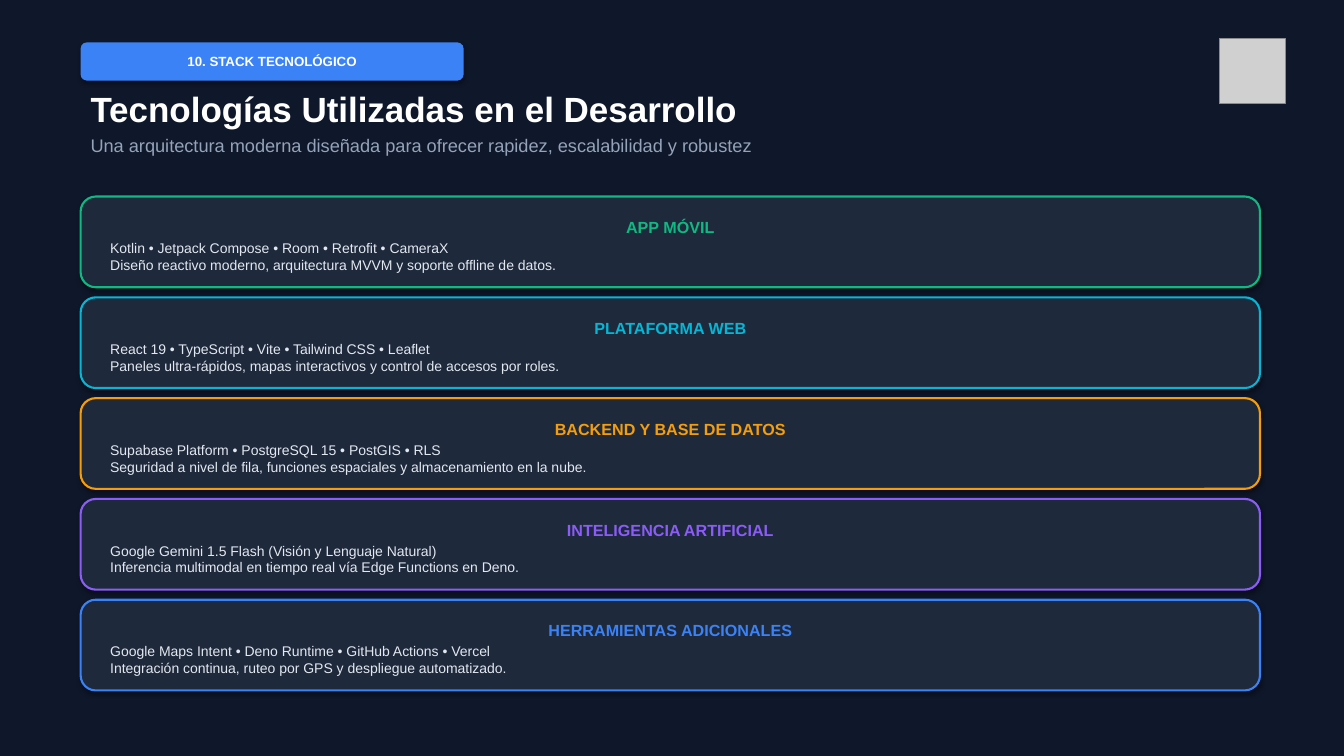
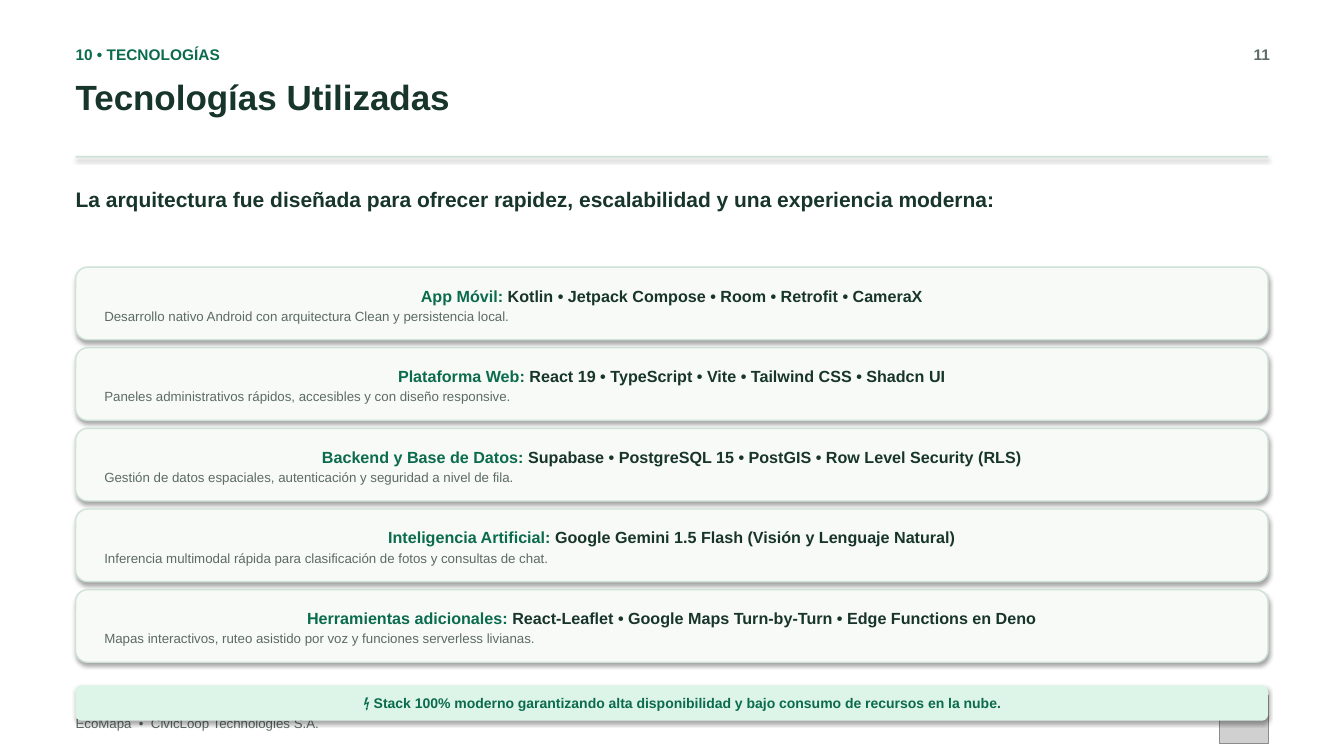
Before and after one commit to RomeroGerardo/EcoMapaLandinPage, a slide deck: slide 11 of Presentación - EcoMapa.pptx. Drawn at 1344x756 pixels with LibreOffice and Linux fonts; fonts in the diff are those of the drawing; grey boxes stand for pictures. Boxes give left, top, right and bottom in pixels: in the first picture for what was removed or moved away, otherwise in the second. Text is boxed around its words. In the diff, an @@ line names an element or a change of style, - is before the commit and + after.

Commit message:
docs: presentacion EcoMapa V2.1 con estetica limpia original (sin capturas ni diagramas) y branding CivicLoop Technologies SA

```diff
--- a/Presentación - EcoMapa.pptx
+++ b/Presentación - EcoMapa.pptx
@@ rectangle at [0, 0, 1344, 756]: fill #0F172A to #FFFFFF @@
@@ text at [76, 48, 220, 60]: text changed; size 9.5 to 11 pt; text colour #FFFFFF to #0B6B4D @@
-10. STACK TECNOLÓGICO
+10 • TECNOLOGÍAS
@@ text "10 • TECNOLOGÍAS": place and size @@
-text "10 • TECNOLOGÍAS" at [81, 42, 464, 81]
+text "10 • TECNOLOGÍAS" at [76, 48, 220, 60]
@@ text "10 • TECNOLOGÍAS" at [76, 48, 220, 60]: vertical alignment middle to top; fill #3B82F6 to none; shadow off @@
@@ text added at [1254, 49, 1270, 60], 11 pt, text #5C6B65, bold @@
+11
@@ text at [76, 84, 450, 117]: text changed; size 13 to 25 pt; text colour #94A3B8 to #17352B; bold on @@
-Tecnologías Utilizadas en el Desarrollo
-Una arquitectura moderna diseñada para ofrecer rapidez, escalabilidad y robustez
+Tecnologías Utilizadas
@@ rectangle added at [76, 156, 1268, 157], fill #CFE2D8 @@
@@ text added at [76, 191, 995, 211], 15 pt, text #17352B, bold @@
+La arquitectura fue diseñada para ofrecer rapidez, escalabilidad y una experiencia moderna:
@@ rounded rectangle "App Móvil: Kotlin • Jetpack ...": place and size @@
-rounded rectangle "App Móvil: Kotlin • Jetpack ..." at [81, 197, 1260, 287]
+rounded rectangle "App Móvil: Kotlin • Jetpack ..." at [76, 267, 1268, 340]
@@ rounded rectangle "App Móvil: Kotlin • Jetpack ..." at [76, 267, 1268, 340]: fill #1E293B to #F8FAF8; outline #10B981 1.5 pt to #CFE2D8 1 pt @@
@@ text in rounded rectangle at [104, 290, 923, 324]: text changed; size 10 to 9.5 pt; text colour #E2E8F0 to #5C6B65 @@
-APP MÓVIL
-Kotlin • Jetpack Compose • Room • Retrofit • CameraX
-Diseño reactivo moderno, arquitectura MVVM y soporte offline de datos.
+App Móvil: Kotlin • Jetpack Compose • Room • Retrofit • CameraX
+Desarrollo nativo Android con arquitectura Clean y persistencia local.
@@ rounded rectangle "Plataforma Web: React 19 • ...": place and size @@
-rounded rectangle "Plataforma Web: React 19 • ..." at [81, 297, 1260, 388]
+rounded rectangle "Plataforma Web: React 19 • ..." at [76, 348, 1268, 420]
@@ rounded rectangle "Plataforma Web: React 19 • ..." at [76, 348, 1268, 420]: fill #1E293B to #F8FAF8; outline #06B6D4 1.5 pt to #CFE2D8 1 pt @@
@@ text in rounded rectangle at [104, 370, 945, 404]: text changed; size 10 to 9.5 pt; text colour #E2E8F0 to #5C6B65 @@
-PLATAFORMA WEB
-React 19 • TypeScript • Vite • Tailwind CSS • Leaflet
-Paneles ultra-rápidos, mapas interactivos y control de accesos por roles.
+Plataforma Web: React 19 • TypeScript • Vite • Tailwind CSS • Shadcn UI
+Paneles administrativos rápidos, accesibles y con diseño responsive.
@@ rounded rectangle "Backend y Base de Datos: ...": place and size @@
-rounded rectangle "Backend y Base de Datos: ..." at [81, 398, 1260, 489]
+rounded rectangle "Backend y Base de Datos: ..." at [76, 429, 1268, 501]
@@ rounded rectangle "Backend y Base de Datos: ..." at [76, 429, 1268, 501]: fill #1E293B to #F8FAF8; outline #F59E0B 1.5 pt to #CFE2D8 1 pt @@
@@ text in rounded rectangle at [104, 451, 1021, 485]: text changed; size 10 to 11.5 pt; text colour #E2E8F0 to #5C6B65; bold on @@
-BACKEND Y BASE DE DATOS
-Supabase Platform • PostgreSQL 15 • PostGIS • RLS
-Seguridad a nivel de fila, funciones espaciales y almacenamiento en la nube.
+Backend y Base de Datos: Supabase • PostgreSQL 15 • PostGIS • Row Level Security (RLS)
+Gestión de datos espaciales, autenticación y seguridad a nivel de fila.
@@ rounded rectangle "Inteligencia Artificial: Google Gemini 1.5 ...": place and size @@
-rounded rectangle "Inteligencia Artificial: Google Gemini 1.5 ..." at [81, 499, 1260, 590]
+rounded rectangle "Inteligencia Artificial: Google Gemini 1.5 ..." at [76, 509, 1268, 582]
@@ rounded rectangle "Inteligencia Artificial: Google Gemini 1.5 ..." at [76, 509, 1268, 582]: fill #1E293B to #F8FAF8; outline #8B5CF6 1.5 pt to #CFE2D8 1 pt @@
@@ text in rounded rectangle at [104, 531, 955, 566]: text changed; size 10 to 11.5 pt; text colour #E2E8F0 to #5C6B65; bold on @@
-INTELIGENCIA ARTIFICIAL
-Google Gemini 1.5 Flash (Visión y Lenguaje Natural)
-Inferencia multimodal en tiempo real vía Edge Functions en Deno.
+Inteligencia Artificial: Google Gemini 1.5 Flash (Visión y Lenguaje Natural)
+Inferencia multimodal rápida para clasificación de fotos y consultas de chat.
@@ rounded rectangle "Herramientas adicionales: React-Leaflet • Google ...": place and size @@
-rounded rectangle "Herramientas adicionales: React-Leaflet • Google ..." at [81, 600, 1260, 691]
+rounded rectangle "Herramientas adicionales: React-Leaflet • Google ..." at [76, 590, 1268, 662]
@@ rounded rectangle "Herramientas adicionales: React-Leaflet • Google ..." at [76, 590, 1268, 662]: fill #1E293B to #F8FAF8; outline #3B82F6 1.5 pt to #CFE2D8 1 pt @@
@@ text in rounded rectangle at [104, 612, 1036, 646]: text changed; size 10 to 11.5 pt; text colour #E2E8F0 to #5C6B65; bold on @@
-HERRAMIENTAS ADICIONALES
-Google Maps Intent • Deno Runtime • GitHub Actions • Vercel
-Integración continua, ruteo por GPS y despliegue automatizado.
+Herramientas adicionales: React-Leaflet • Google Maps Turn-by-Turn • Edge Functions en Deno
+Mapas interactivos, ruteo asistido por voz y funciones serverless livianas.
@@ rounded rectangle added at [76, 686, 1268, 721], fill #DDF4E9, 10 pt, text #0B6B4D, bold @@
+⚡ Stack 100% moderno garantizando alta disponibilidad y bajo consumo de recursos en la nube.
@@ text added at [76, 719, 319, 732], 9.5 pt, text #5C6B65 @@
+EcoMapa • CivicLoop Technologies S.A.
@@ picture: place and size @@
-picture at [1220, 38, 1286, 104]
+picture at [1220, 696, 1268, 744]
```
Also in this commit, not shown: 9 other slides changed, 3 slides added, 3 slides removed, 1 other file.
